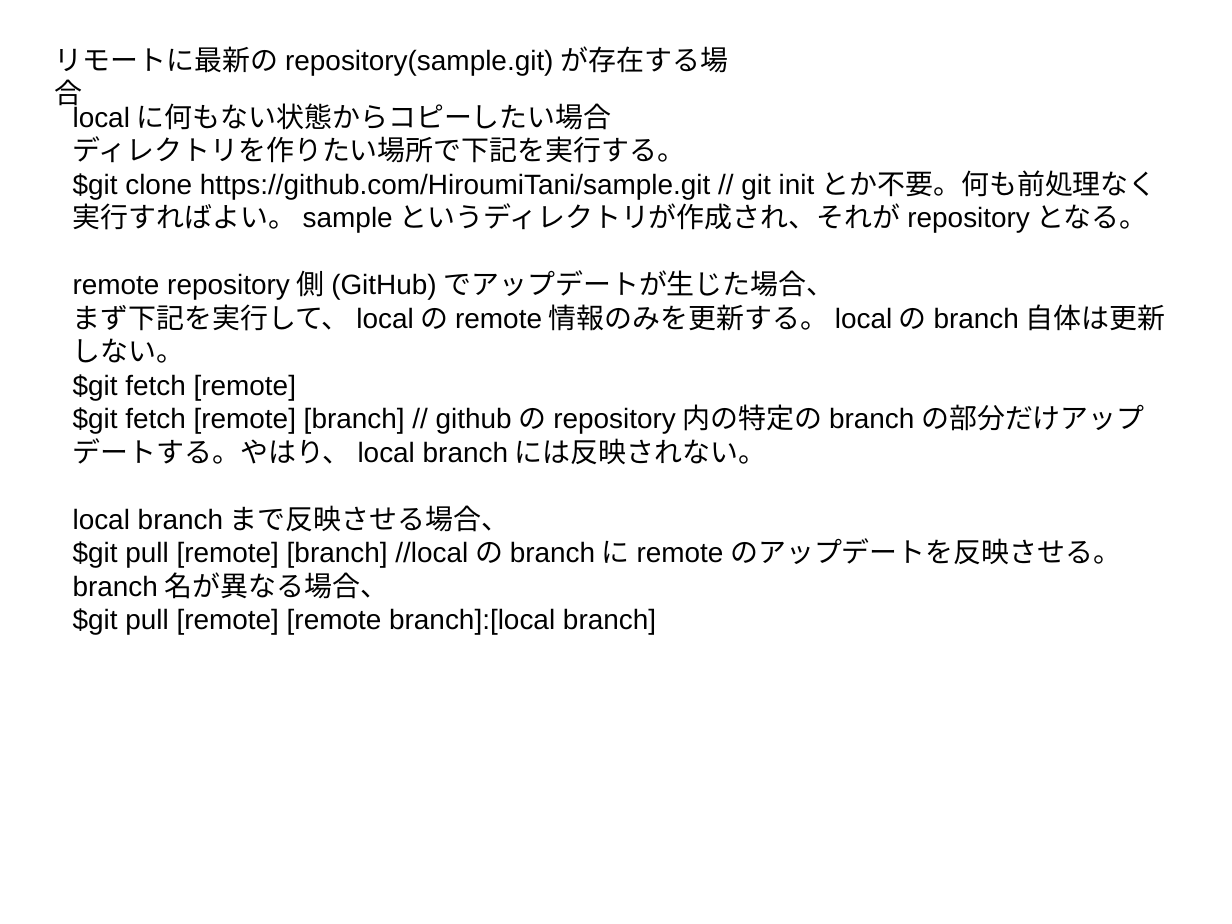
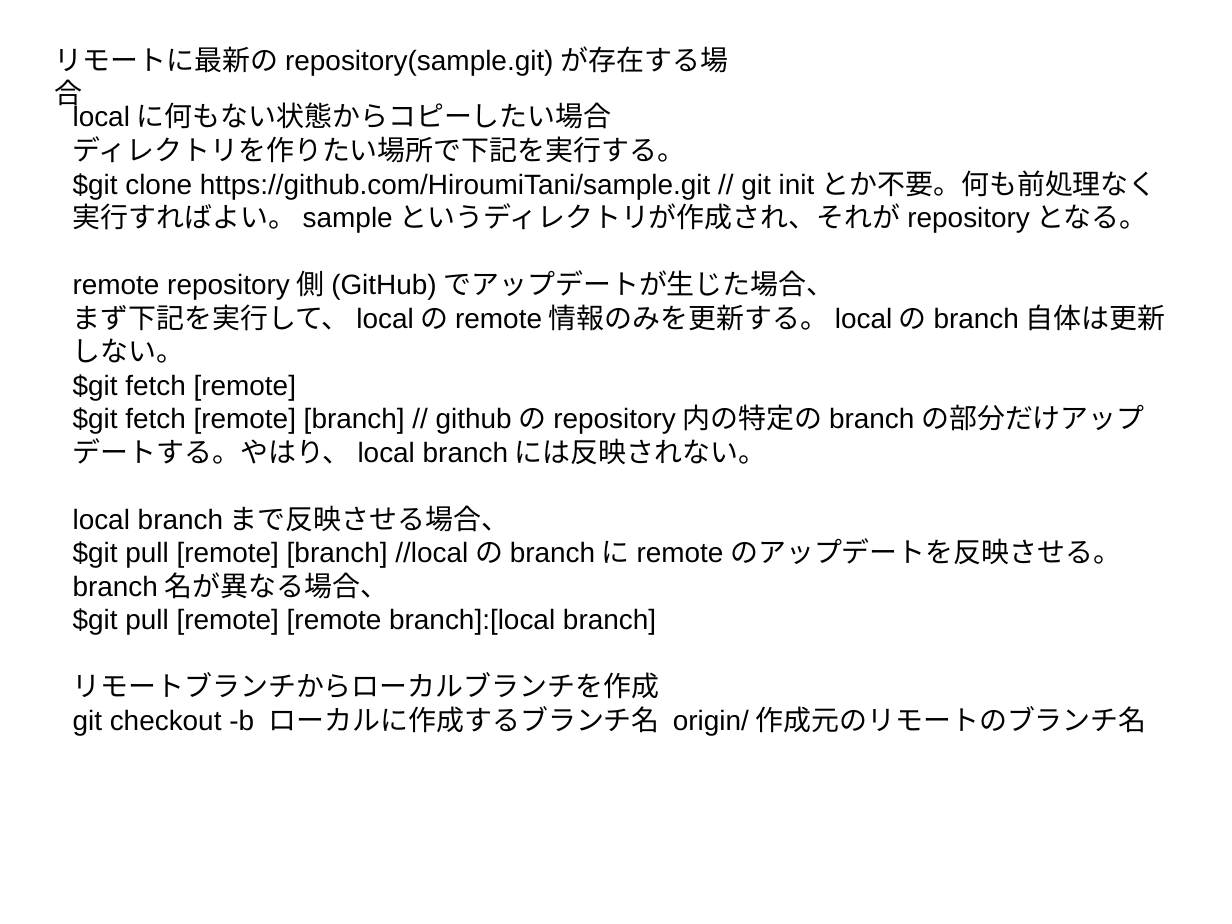
Before and after one commit to HiroumiTani/sample, a slide deck: slide 6 of how-to-git.odp. Drawn at 1232x924 pixels with LibreOffice and Linux fonts; fonts in the diff are those of the drawing. Boxes give left, top, right and bottom in pixels: in the first picture for what was removed or moved away, otherwise in the second. Text is boxed around its words. In the diff, an @@ line names an element or a change of style, - is before the commit and + after.

Commit message:
updated odp

```diff
--- a/how-to-git.odp
+++ b/how-to-git.odp
@@ text at [73,672,1147,735]: paragraphs added @@
+リモートブランチからローカルブランチを作成
+git checkout -b ローカルに作成するブランチ名 origin/作成元のリモートのブランチ名
```
